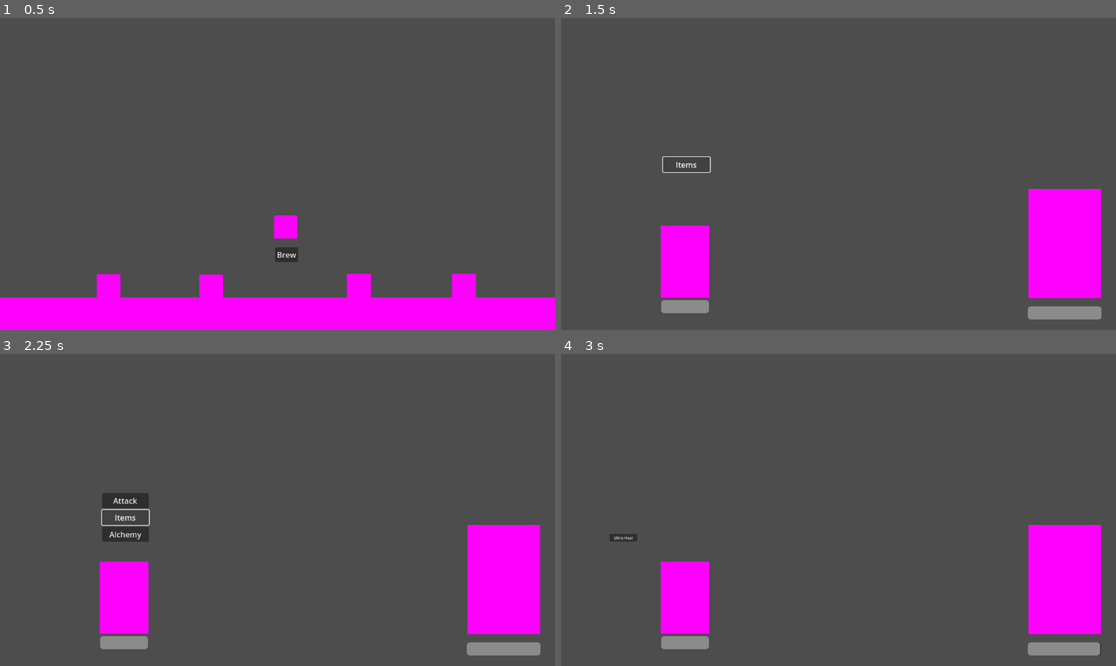
Above: before the commit, frames 1-4 (two rows, left to right).
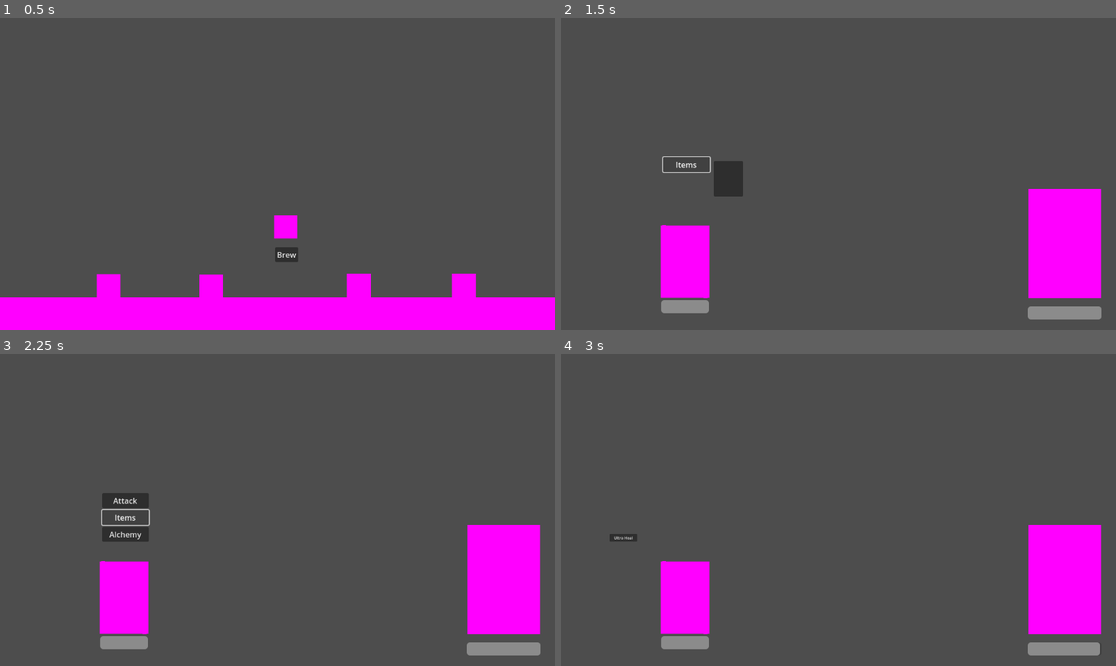
Above: after the commit, the same moments.

Repository: WolfMongress/from_the_shadows_ps_gamejam
Game: Godot game, scene res://item_alchemy.tscn
Same seed, same stepped clock (60 frames per second), same inputs: the game is played once before the commit and once after it. The project has no main scene, so this scene is started directly.
Inputs:
- Up to frame 1 (0.5 s): no input
- Up to frame 2 (1.5 s): click "Brew" at 0.5 s; click "Items" at 1.25 s
- Up to frame 3 (2.25 s): click "Items" at 2 s
- Up to frame 4 (3 s): click "Attack" at 2.75 s

Frame 1 is identical in both runs. In frame 2, 0.6% of the frame differs, in the area x 18-33%, y 45-90%; in frame 3, less than 0.1%; in frame 4, less than 0.1%.

Commit message:
finished second beast attack and started on description text

Diff:
--- a/alchemia.tscn
+++ b/alchemia.tscn
@@ -1,8 +1,9 @@
-[gd_scene load_steps=10 format=3 uid="uid://dqwdrmf7pnjwg"]
+[gd_scene load_steps=11 format=3 uid="uid://dqwdrmf7pnjwg"]
 
 [ext_resource type="Script" path="res://player.gd" id="1_dfq2s"]
 [ext_resource type="Script" path="res://attack_button.gd" id="2_85lj6"]
 [ext_resource type="Script" path="res://items_button.gd" id="3_ggpbo"]
+[ext_resource type="Script" path="res://plasma_button.gd" id="3_vlpnn"]
 [ext_resource type="Script" path="res://item_inventory.gd" id="4_aarr5"]
 [ext_resource type="Script" path="res://shadows_button.gd" id="4_h7vof"]
 [ext_resource type="Script" path="res://shadows_submenu.gd" id="5_uc0xf"]
@@ -49,13 +50,28 @@
 visible = false
 layout_mode = 2
 text = "Plasma Blast"
+script = ExtResource("3_vlpnn")
 
 [node name="Plasma Blast Description" type="TextEdit" parent="Primary UI/Attack/Transformation Submenu/Plasma Blast"]
 visible = false
-layout_mode = 0
-offset_right = 8.0
-offset_bottom = 8.0
+layout_mode = 1
+anchors_preset = -1
+anchor_right = 0.304
+anchor_bottom = 0.73
+offset_left = 112.0
+offset_top = -12.0
+offset_right = 415.472
+offset_bottom = 27.37
 text = "Shoots a long range ball of plasma out of mouth dealing 30-40 damage."
+editable = false
+context_menu_enabled = false
+shortcut_keys_enabled = false
+selecting_enabled = false
+deselect_on_focus_loss_enabled = false
+drag_and_drop_selection_enabled = false
+virtual_keyboard_enabled = false
+middle_mouse_paste_enabled = false
+wrap_mode = 1
 
 [node name="Claw Strike" type="Button" parent="Primary UI/Attack/Transformation Submenu"]
 visible = false
@@ -174,9 +190,12 @@
 [connection signal="transformation_submenu_active" from="." to="Primary UI/Alchemy" method="_on_alchemia_transformation_submenu_active"]
 [connection signal="ui_appear" from="." to="Primary UI" method="_on_alchemia_ui_appear"]
 [connection signal="pressed" from="Primary UI/Attack" to="." method="_on_attack_pressed"]
+[connection signal="mouse_entered" from="Primary UI/Attack/Transformation Submenu/Plasma Blast" to="Primary UI/Attack/Transformation Submenu/Plasma Blast" method="_on_mouse_entered"]
+[connection signal="mouse_exited" from="Primary UI/Attack/Transformation Submenu/Plasma Blast" to="Primary UI/Attack/Transformation Submenu/Plasma Blast" method="_on_mouse_exited"]
 [connection signal="pressed" from="Primary UI/Attack/Transformation Submenu/Plasma Blast" to="." method="_on_plasma_blast_pressed"]
 [connection signal="pressed" from="Primary UI/Attack/Transformation Submenu/Claw Strike" to="." method="_on_claw_strike_pressed"]
 [connection signal="pressed" from="Primary UI/Items" to="Primary UI/Attack" method="_on_items_pressed"]
+[connection signal="pressed" from="Primary UI/Items" to="Primary UI/Items/ItemList" method="_on_items_pressed"]
 [connection signal="pressed" from="Primary UI/Items" to="Primary UI/Alchemy" method="_on_items_pressed"]
 [connection signal="item_activated" from="Primary UI/Items/ItemList" to="Primary UI/Items/ItemList" method="_on_item_activated"]
 [connection signal="pressed" from="Primary UI/Alchemy" to="Primary UI/Attack" method="_on_shadows_pressed"]
--- a/battle_scene.tscn
+++ b/battle_scene.tscn
@@ -1,7 +1,6 @@
-[gd_scene load_steps=15 format=3 uid="uid://c83ev5p2gx8np"]
+[gd_scene load_steps=14 format=3 uid="uid://c83ev5p2gx8np"]
 
 [ext_resource type="PackedScene" uid="uid://csweymfv4kvk1" path="res://boss.tscn" id="1_gyqp6"]
-[ext_resource type="Script" path="res://battle_scene.gd" id="1_ohibv"]
 [ext_resource type="PackedScene" uid="uid://dqwdrmf7pnjwg" path="res://alchemia.tscn" id="2_b3pwu"]
 [ext_resource type="PackedScene" uid="uid://bgcl5q3337mxs" path="res://partner.tscn" id="4_85tkj"]
 [ext_resource type="Script" path="res://enemy_projectile.gd" id="5_3ucay"]
@@ -29,11 +28,14 @@
 size = Vector2(50, 50)
 
 [sub_resource type="Curve2D" id="Curve2D_oyoen"]
+_data = {
+"points": PackedVector2Array(0, 0, 0, 0, 0, 0, -158.364, 15.102, 158.364, -15.102, 419, -155, 0, 0, 0, 0, 690, -28)
+}
+point_count = 3
 
 [sub_resource type="PlaceholderTexture2D" id="PlaceholderTexture2D_uivlu"]
 
 [node name="battle_scene" type="Node2D"]
-script = ExtResource("1_ohibv")
 
 [node name="Timer" type="Timer" parent="."]
 wait_time = 2.8
@@ -107,33 +109,39 @@
 metadata/_edit_group_ = true
 
 [node name="Plasma Blast TImer" type="Timer" parent="Plasma Blast Projectile"]
-wait_time = 2.4
+wait_time = 1.2
 one_shot = true
 
-[node name="Path2D" type="Path2D" parent="Plasma Blast Projectile"]
+[node name="Plasma Path" type="Path2D" parent="Plasma Blast Projectile"]
 curve = SubResource("Curve2D_66y52")
 
-[node name="PathFollow2D" type="PathFollow2D" parent="Plasma Blast Projectile/Path2D"]
+[node name="PathFollow2D" type="PathFollow2D" parent="Plasma Blast Projectile/Plasma Path"]
 position = Vector2(269, 465)
 
-[node name="Sprite2D" type="Sprite2D" parent="Plasma Blast Projectile/Path2D/PathFollow2D"]
+[node name="Plasma Blast" type="Sprite2D" parent="Plasma Blast Projectile/Plasma Path/PathFollow2D"]
 position = Vector2(1, 0)
 scale = Vector2(-1, 1)
 texture = SubResource("PlaceholderTexture2D_cpqhf")
 
-[node name="Claw Strike Leap" type="Node2D" parent="."]
-visible = false
+[node name="Claw Strike Leap" type="Node2D" parent="." node_paths=PackedStringArray("leap_timer")]
 position = Vector2(257, 506)
 script = ExtResource("7_obfxi")
+leap_timer = NodePath("Leap Timer")
+metadata/_edit_group_ = true
 
-[node name="Timer" type="Timer" parent="Claw Strike Leap"]
+[node name="Leap Timer" type="Timer" parent="Claw Strike Leap"]
+wait_time = 2.5
 
-[node name="Path2D" type="Path2D" parent="Claw Strike Leap"]
+[node name="Leap Strike Path" type="Path2D" parent="Claw Strike Leap"]
+scale = Vector2(0.953623, 1)
 curve = SubResource("Curve2D_oyoen")
 
-[node name="PathFollow2D" type="PathFollow2D" parent="Claw Strike Leap/Path2D"]
+[node name="PathFollow2D" type="PathFollow2D" parent="Claw Strike Leap/Leap Strike Path"]
+rotation = -0.354317
+rotates = false
 
-[node name="Claw Strike `Alchemia`" type="Sprite2D" parent="Claw Strike Leap/Path2D/PathFollow2D"]
+[node name="Claw Strike `Alchemia`" type="Sprite2D" parent="Claw Strike Leap/Leap Strike Path/PathFollow2D"]
+rotation = 0.366519
 scale = Vector2(101, 150)
 texture = SubResource("PlaceholderTexture2D_uivlu")
 
@@ -161,4 +169,6 @@
 [connection signal="partner_turn" from="Alchemia" to="partner" method="_on_alchemia_partner_turn"]
 [connection signal="boss_turn" from="partner" to="Enemy Projectile" method="_on_partner_boss_turn"]
 [connection signal="timeout" from="Plasma Blast Projectile/Plasma Blast TImer" to="boss" method="_on_plasma_blast_t_imer_timeout"]
+[connection signal="timeout" from="Plasma Blast Projectile/Plasma Blast TImer" to="Alchemia" method="_on_plasma_blast_t_imer_timeout"]
 [connection signal="timeout" from="Plasma Blast Projectile/Plasma Blast TImer" to="Plasma Blast Projectile" method="_on_plasma_blast_t_imer_timeout"]
+[connection signal="timeout" from="Claw Strike Leap/Leap Timer" to="Claw Strike Leap" method="_on_leap_timer_timeout"]
--- a/big_potion_bottle.gd
+++ b/big_potion_bottle.gd
@@ -44,7 +44,5 @@
 		Global.stinging_nettle_amount = (Global.stinging_nettle_amount - 1)
 		Global.shadow_crystal_amount = (Global.shadow_crystal_amount - 1)
 		Global.star_fragment_amount = (Global.star_fragment_amount - 1)
-	else:
-		pass
 	Global.player_turn = true
 	get_tree().change_scene_to_file("res://battle_scene.tscn")
--- a/claw_strike_leap.gd
+++ b/claw_strike_leap.gd
@@ -1 +1,26 @@
 extends Node2D
+
+@onready var path_follow : PathFollow2D = $"Leap Strike Path/PathFollow2D"
+
+@export var speed = 300
+
+var leap_active = false
+
+@export var leap_timer : Timer
+
+func _process(delta):
+	if Global.beast1_melee != false:
+		path_follow.progress += speed * delta
+		if not leap_active:
+			Global.player_turn
+			show()
+			leap_timer.start()
+			leap_active = true
+
+func _on_leap_timer_timeout():
+	leap_active = false
+	hide()
+	$"../Alchemia".show()
+	Global.beast1_melee = false
+	Global.partner_turn = true
+	path_follow.progress_ratio = 0
--- a/ingredient.gd
+++ b/ingredient.gd
@@ -3,22 +3,19 @@
 signal clicked
 
 var lifted = false
-var target = Vector2.ZERO
-@export var snap_power = 10
+
+func _ready():
+	get_viewport().get_mouse_position()
 
 func _physics_process(delta):
-	target = get_viewport().get_mouse_position()
+	if lifted:
+		global_transform.origin = get_global_mouse_position()
+		#position = get_viewport().get_mouse_position()
 
 func _on_input_event(x, event, y):
 	#lifted = event.is_pressed()
-	if event is InputEventMouseButton and event.button_index == 1:
-		lifted = event.pressed
-		sleeping = false
-
-func _input(event):
-	if lifted and event is InputEventMouseButton and not event.pressed:
-		lifted = false
-
-func _integrate_forces(state):
-	if lifted:
-		state.linear_velocity = (target - self.position) * snap_power
+	if event is InputEventMouseButton:
+		if event.is_pressed():
+			linear_velocity = Vector2(0, 0)
+			lifted = not lifted
+			print(lifted)
--- a/item_inventory.gd
+++ b/item_inventory.gd
@@ -21,3 +21,7 @@
 		Global.player_shield = true
 		Global.weakness_potion -= 1
 	remove_item(index)
+
+
+func _on_items_pressed():
+	visible = not visible
--- a/placeholderboss.gd
+++ b/placeholderboss.gd
@@ -8,17 +8,11 @@
 	Global.boss_health = (Global.boss_health - (randi() % 5 + 10))
 	boss_health = Global.boss_health
 	boss_health_bar.emit(boss_health)
-	player_turn.emit()
-	if boss_health <= 0:
-		Global.boss_phase_1 = false
-		Global.boss_phase_2 = true
-		Global.boss_health = 1000
-		boss_health = Global.boss_health
-		boss_health_bar.emit(boss_health)
-		player_turn.emit()
 
 func _on_plasma_blast_t_imer_timeout():
 	if Global.boss_shield_active:
 		pass
 	else:
 		Global.boss_health = (Global.boss_health - (randi() % 40 + 10))
+		boss_health = Global.boss_health
+		boss_health_bar.emit(boss_health)
--- a/plasma_bolt_projectile.gd
+++ b/plasma_bolt_projectile.gd
@@ -1,8 +1,8 @@
 extends Node2D
 
-@onready var path_follow : PathFollow2D = $Path2D/PathFollow2D
+@onready var path_follow : PathFollow2D = $"Plasma Path/PathFollow2D"
 
-@export var speed = 300
+@export var speed = 600
 
 var projectile_out = false
 
@@ -21,6 +21,6 @@
 func _on_plasma_blast_t_imer_timeout():
 	projectile_out = false
 	Global.beast1_ranged = false
-	Global.boss_turn = true
+	Global.partner_turn = true
 	self.hide()
-	$Path2D/PathFollow2D.progress_ratio = 0
+	$"Plasma Path/PathFollow2D".progress_ratio = 0
--- /dev/null
+++ b/plasma_button.gd
@@ -0,0 +1,7 @@
+extends Button
+
+func _on_mouse_entered():
+	$"Plasma Blast Description".show()
+
+func _on_mouse_exited():
+	$"Plasma Blast Description".hide()
--- a/player.gd
+++ b/player.gd
@@ -26,6 +26,11 @@
 		#Global.partner_turn = true
 	if Global.player_health > 200:
 		Global.player_health = 200
+	if Global.three_turn_countdown == 0:
+		Global.transformed = false
+		Global.beast1 = false
+		Global.beast2 = false
+		Global.beast3 = false
 
 func _on_placeholderboss_player_turn():
 		$"Primary UI".show()
@@ -70,6 +75,8 @@
 	Global.player_turn = false
 	get_tree().change_scene_to_file("res://item_alchemy.tscn")
 
+
+
 #code doing with player transformations
 func _on_alchemia_pressed():
 	Global.player_turn = false
@@ -97,11 +104,17 @@
 func _on_plasma_blast_pressed():
 	Global.beast1_ranged = true
 	Global.three_turn_countdown = (Global.three_turn_countdown - 1)
+	$"Primary UI/Attack/Transformation Submenu/Plasma Blast".hide()
+	$"Primary UI/Attack/Transformation Submenu/Claw Strike".hide()
+	$"Primary UI/Attack/Transformation Submenu".hide()
 
 func _on_claw_strike_pressed():
-	Global.beast1_ranged = true
+	Global.beast1_melee = true
 	Global.three_turn_countdown = (Global.three_turn_countdown - 1)
 	hide()
+	$"Primary UI/Attack/Transformation Submenu/Plasma Blast".hide()
+	$"Primary UI/Attack/Transformation Submenu/Claw Strike".hide()
+	$"Primary UI/Attack/Transformation Submenu".hide()
 
 #weaken is boss damage * 0.9
 #block is boss damage * 0.9
